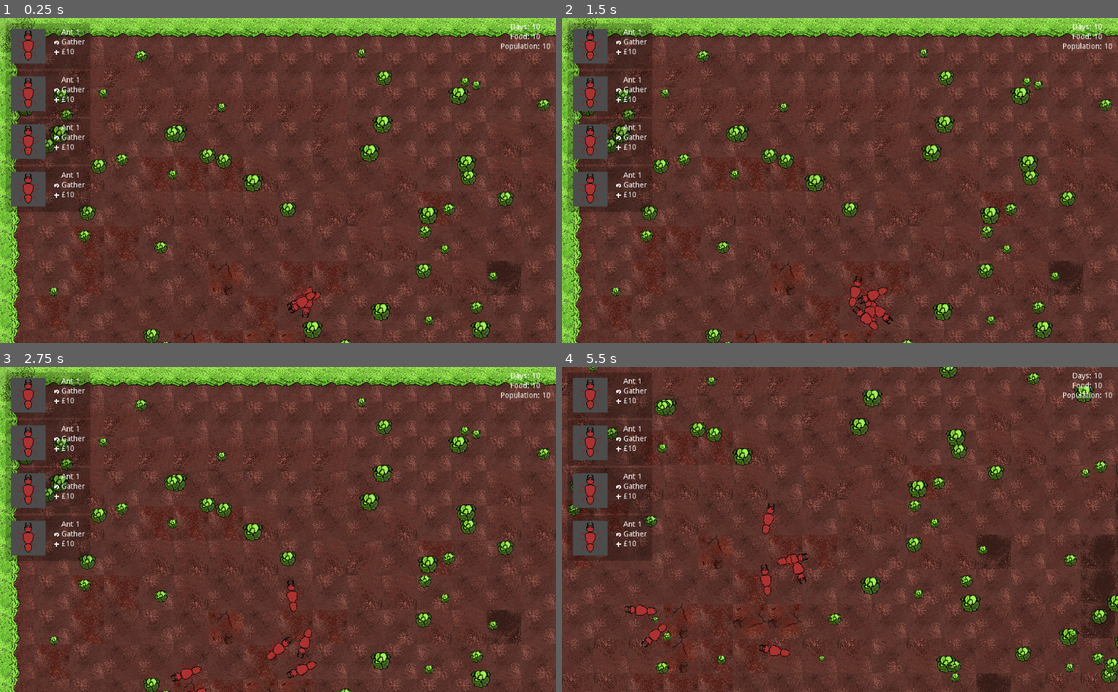
Above: before the commit, frames 1-4 (two rows, left to right).
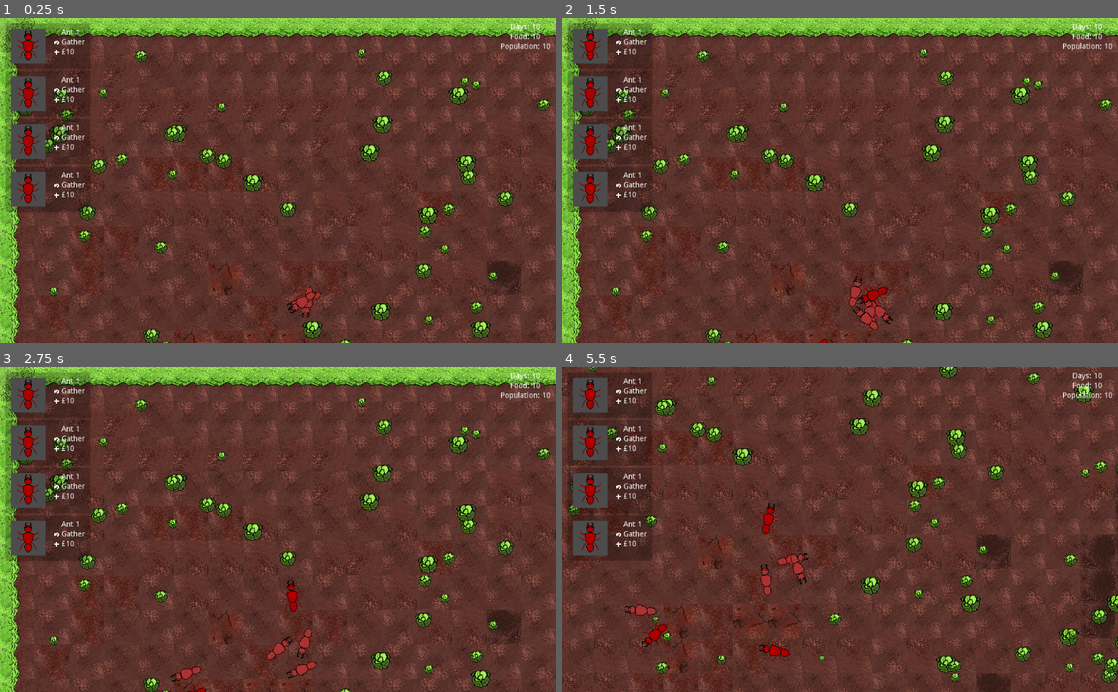
Above: after the commit, the same moments.

Repository: IBricchi/EdgeOfTheHedge
Game: Godot game, scene res://scenes/game.tscn
Same seed, same stepped clock (60 frames per second), same inputs: the game is played once before the commit and once after it.
Inputs (mouse positions are in pixels of both pictures, inside the frame that each line leads up to):
- Up to frame 1 (0.25 s): no input
- Up to frame 2 (1.5 s): click (617, 50) at 0.52 s; click (617, 50) at 1.27 s
- Up to frame 3 (2.75 s): click (55, 399) at 2.02 s
- Up to frame 4 (5.5 s): move the mouse to (962, 513) at 2.77 s; hold S (camera_bottom) 2.78-3.53 s; move the mouse to (728, 545) at 3.52 s; tap Left (camera_left) at 3.6 s; move the mouse to (895, 458) at 4.27 s; hold D (camera_right) 4.28-5.03 s; move the mouse to (812, 594) at 5.02 s; tap Up (camera_top) at 5.1 s

The runs differ from the first frame. In frame 1, 0.4% of the frame differs, in the area x 3-58%, y 4-92%; in frame 2, 0.6%; in frame 3, 0.6%; in frame 4, 0.9%, in the area x 3-45%, y 4-91%.

Commit message:
Add color settting

Diff:
--- a/scenes/UI/ant_editor.tscn
+++ b/scenes/UI/ant_editor.tscn
@@ -1,7 +1,21 @@
-[gd_scene load_steps=3 format=2]
+[gd_scene load_steps=8 format=2]
 
 [ext_resource path="res://scripts/UI/ant_editor.gd" type="Script" id=1]
 [ext_resource path="res://assets/KenneyUI/PNG/White/1x/cross.png" type="Texture" id=2]
+[ext_resource path="res://assets/Basic Ant Idle.png" type="Texture" id=3]
+[ext_resource path="res://assets/fonts/PressStart2P/PressStart2P-Regular.ttf" type="DynamicFontData" id=4]
+
+[sub_resource type="DynamicFont" id=1]
+size = 25
+font_data = ExtResource( 4 )
+
+[sub_resource type="DynamicFont" id=2]
+font_data = ExtResource( 4 )
+
+[sub_resource type="DynamicFont" id=3]
+size = 10
+extra_spacing_top = 4
+font_data = ExtResource( 4 )
 
 [node name="AntEditor" type="Control"]
 anchor_left = 0.263
@@ -48,61 +62,132 @@
 margin_top = 20.0
 margin_right = 456.0
 margin_bottom = 316.0
+custom_constants/separation = 20
+__meta__ = {
+"_edit_use_anchors_": false
+}
+
+[node name="title" type="CenterContainer" parent="panel/cont/cont"]
+margin_right = 426.0
+margin_bottom = 25.0
+
+[node name="Label" type="Label" parent="panel/cont/cont/title"]
+margin_left = 150.0
+margin_right = 275.0
+margin_bottom = 25.0
+custom_fonts/font = SubResource( 1 )
+text = "Ant 1"
+
+[node name="info" type="HBoxContainer" parent="panel/cont/cont"]
+margin_top = 45.0
+margin_right = 426.0
+margin_bottom = 173.0
+
+[node name="icon_cont" type="CenterContainer" parent="panel/cont/cont/info"]
+margin_right = 211.0
+margin_bottom = 128.0
+size_flags_horizontal = 3
+
+[node name="viewport" type="ViewportContainer" parent="panel/cont/cont/info/icon_cont"]
+margin_left = 41.0
+margin_right = 169.0
+margin_bottom = 128.0
+size_flags_horizontal = 3
+size_flags_vertical = 3
+
+[node name="Viewport" type="Viewport" parent="panel/cont/cont/info/icon_cont/viewport"]
+size = Vector2( 128, 128 )
+handle_input_locally = false
+render_target_update_mode = 3
+
+[node name="Camera" type="Camera2D" parent="panel/cont/cont/info/icon_cont/viewport/Viewport"]
+
+[node name="icon" type="Sprite" parent="panel/cont/cont/info/icon_cont/viewport/Viewport"]
+position = Vector2( 32, 32 )
+scale = Vector2( 2, 2 )
+texture = ExtResource( 3 )
+offset = Vector2( 16, 16 )
+
+[node name="data_cont" type="MarginContainer" parent="panel/cont/cont/info"]
+margin_left = 215.0
+margin_right = 426.0
+margin_bottom = 128.0
+size_flags_horizontal = 3
+custom_constants/margin_top = 10
+
+[node name="data" type="VBoxContainer" parent="panel/cont/cont/info/data_cont"]
+margin_top = 10.0
+margin_right = 211.0
+margin_bottom = 128.0
+size_flags_horizontal = 3
+custom_constants/separation = 15
+
+[node name="cost" type="Label" parent="panel/cont/cont/info/data_cont/data"]
+margin_right = 211.0
+margin_bottom = 16.0
+custom_fonts/font = SubResource( 2 )
+text = "Cost: "
+
+[node name="controls" type="HBoxContainer" parent="panel/cont/cont"]
+margin_top = 193.0
+margin_right = 426.0
+margin_bottom = 261.0
+custom_constants/separation = 20
+
+[node name="labels" type="VBoxContainer" parent="panel/cont/cont/controls"]
+margin_right = 90.0
+margin_bottom = 68.0
 custom_constants/separation = 10
-__meta__ = {
-"_edit_use_anchors_": false
-}
-
-[node name="title" type="CenterContainer" parent="panel/cont/cont"]
-margin_right = 426.0
+
+[node name="color" type="Label" parent="panel/cont/cont/controls/labels"]
+margin_right = 90.0
 margin_bottom = 14.0
-
-[node name="Label" type="Label" parent="panel/cont/cont/title"]
-margin_left = 196.0
-margin_right = 230.0
-margin_bottom = 14.0
-text = "Ant 1"
-
-[node name="controls" type="HBoxContainer" parent="panel/cont/cont"]
+custom_fonts/font = SubResource( 3 )
+text = "Color:"
+align = 2
+valign = 1
+
+[node name="speed" type="Label" parent="panel/cont/cont/controls/labels"]
 margin_top = 24.0
-margin_right = 426.0
-margin_bottom = 66.0
-custom_constants/separation = 20
-
-[node name="labels" type="VBoxContainer" parent="panel/cont/cont/controls"]
-margin_right = 57.0
-margin_bottom = 42.0
-custom_constants/separation = 10
-
-[node name="speed" type="Label" parent="panel/cont/cont/controls/labels"]
-margin_right = 57.0
-margin_bottom = 14.0
+margin_right = 90.0
+margin_bottom = 38.0
+custom_fonts/font = SubResource( 3 )
 text = "Speed:"
 align = 2
+valign = 1
 
 [node name="strength" type="Label" parent="panel/cont/cont/controls/labels"]
-margin_top = 24.0
-margin_right = 57.0
-margin_bottom = 38.0
+margin_top = 48.0
+margin_right = 90.0
+margin_bottom = 62.0
+custom_fonts/font = SubResource( 3 )
 text = "Strength:"
 align = 2
+valign = 1
 
 [node name="vals" type="VBoxContainer" parent="panel/cont/cont/controls"]
-margin_left = 77.0
-margin_right = 426.0
+margin_left = 110.0
+margin_right = 426.0
+margin_bottom = 68.0
+size_flags_horizontal = 3
+custom_constants/separation = 10
+
+[node name="color" type="HSlider" parent="panel/cont/cont/controls/vals"]
+margin_right = 316.0
+margin_bottom = 16.0
+size_flags_horizontal = 3
+max_value = 255.0
+
+[node name="speed" type="HSlider" parent="panel/cont/cont/controls/vals"]
+margin_top = 26.0
+margin_right = 316.0
 margin_bottom = 42.0
 size_flags_horizontal = 3
-custom_constants/separation = 10
-
-[node name="speed" type="HSlider" parent="panel/cont/cont/controls/vals"]
-margin_right = 349.0
-margin_bottom = 16.0
-size_flags_horizontal = 3
 
 [node name="strength" type="HSlider" parent="panel/cont/cont/controls/vals"]
-margin_top = 26.0
-margin_right = 349.0
-margin_bottom = 42.0
+margin_top = 52.0
+margin_right = 316.0
+margin_bottom = 68.0
 size_flags_horizontal = 3
 
 [node name="exit" type="Button" parent="."]
--- a/scenes/UI/ant_selector.tscn
+++ b/scenes/UI/ant_selector.tscn
@@ -50,7 +50,7 @@
 
 [node name="Camera" type="Camera2D" parent="cont/cont/viewport/Viewport"]
 
-[node name="Basic Ant Idle" type="Sprite" parent="cont/cont/viewport/Viewport"]
+[node name="icon" type="Sprite" parent="cont/cont/viewport/Viewport"]
 position = Vector2( 32, 32 )
 texture = ExtResource( 1 )
 
--- a/scenes/ant.tscn
+++ b/scenes/ant.tscn
@@ -97,6 +97,7 @@
 rotation = 1.5708
 frames = SubResource( 6 )
 animation = "Idle"
+frame = 3
 playing = true
 
 [node name="Basic Ant Walk" type="AnimatedSprite" parent="."]
@@ -104,7 +105,6 @@
 rotation = 1.5708
 frames = SubResource( 19 )
 animation = "Walk"
-frame = 4
 playing = true
 
 [node name="AntCollision" type="CollisionPolygon2D" parent="."]
--- a/scripts/UI/ant_editor.gd
+++ b/scripts/UI/ant_editor.gd
@@ -1,29 +1,81 @@
 extends Control
 
 onready var exit = $exit
-onready var title = $panel/cont/cont/title/Label
-onready var speed = $panel/cont/cont/controls/vals/speed
-onready var strength = $panel/cont/cont/controls/vals/strength
 
 var ant
 
+# cost
+var cost setget set_cost
+onready var cost_label = $panel/cont/cont/info/data_cont/data/cost
+func set_cost(val):
+	cost = val
+	ant.cost = val
+	cost_label.text = "Cost: £{0}".format([val])
+
+# color
+var color setget set_color
+onready var icon = $panel/cont/cont/info/icon_cont/viewport/Viewport/icon
+onready var color_slider = $panel/cont/cont/controls/vals/color
+func set_color(val):
+	color = val
+	ant.color = val
+	icon.modulate = val;
+
+# hunger
+var hunger setget set_hunger
+onready var hunger_label = $panel/cont/cont/info/data_cont/data/hunger
+func set_hunger(val):
+	hunger = val
+	ant.hunger = val;
+	hunger_label.text = "Hunger: £{0}".format([val])
+
+# speed
+var speed setget set_speed
+onready var speed_slider = $panel/cont/cont/controls/vals/speed
+func set_speed(val):
+	speed = val
+	ant.speed = val
+	compute_data()
+
+# strength
+var strength setget set_strength
+onready var strength_slider = $panel/cont/cont/controls/vals/strength
+func set_strength(val):
+	strength = val
+	ant.strength = val
+	compute_data()
+
 func _ready():
 	exit.connect("button_up", self, "on_close")
-	speed.connect("value_changed", self, "on_update_speed")
-	strength.connect("value_changed", self, "on_update_strength")
+	color_slider.connect("value_changed", self, "on_update_color")
+	speed_slider.connect("value_changed", self, "on_update_speed")
+	strength_slider.connect("value_changed", self, "on_update_strength")
 
 func on_close():
 	visible = false
 
+onready var title = $panel/cont/cont/title/Label
 func open_for(ant):
 	visible = true
 	self.ant = ant;
+	color = ant.color
+	speed = ant.speed
+	strength = ant.strength
 	title.text = ant.name
-	speed.value = ant.speed
-	strength.value = ant.strength
+	speed_slider.value = ant.speed
+	strength_slider.value = ant.strength
+	compute_data()
+
+func on_update_color(val):
+	self.color = Color.from_hsv(val/255.0, 1, 1)
 
 func on_update_speed(val):
-	self.ant.speed = val
+	self.speed = val
 
 func on_update_strength(val):
-	self.ant.strength = val
+	self.strength = val
+
+const speed_cost = 0.5
+const strength_cost = 0.4
+func compute_data():
+	self.cost = speed_cost * self.speed + strength_cost * self.strength
--- a/scripts/UI/ant_selector.gd
+++ b/scripts/UI/ant_selector.gd
@@ -3,6 +3,7 @@
 
 signal open_ant_editor(ant)
 signal birth_ant(ant)
+signal context_update(ant)
 
 enum Mode{
 	gather,
@@ -10,20 +11,39 @@
 	attack
 }
 
-# color
-
 # cost
 var cost setget set_cost
 onready var cost_label = $cont/cont/controls/birth/Label
 func set_cost(val):
 	cost = val
 	cost_label.text = "£{0}".format([val])
+	emit_signal("context_update", self)
+
+# hunger
+var hunger setget set_hunger
+func set_hunger(val):
+	hunger = val
+	emit_signal("context_update", self)
+
+# color
+var color setget set_color
+onready var icon = $cont/cont/viewport/Viewport/icon
+func set_color(val):
+	color = val
+	icon.modulate = val
+	emit_signal("context_update", self)
 
 # speed
-var speed
+var speed setget set_speed
+func set_speed(val):
+	speed = val
+	emit_signal("context_update", self)
 
 # strength
-var strength
+var strength setget set_strength
+func set_strength(val):
+	strength = val
+	emit_signal("context_update", self)
 
 # mode
 var mode = Mode.gather setget set_mode
@@ -35,6 +55,7 @@
 		Mode.gather: mode_label.text = "Gather"
 		Mode.patrol: mode_label.text = "Patrol"
 		Mode.attack: mode_label.text = "Attack"
+	emit_signal("context_update", self)
 
 onready var viewport = $cont/cont/viewport
 
@@ -46,6 +67,8 @@
 
 func _ready():
 	self.cost = 10
+	self.hunger = 10
+	self.color = Color.from_hsv(0,1,1)
 	self.speed = 10
 	self.strength = 10
 	self.mode = Mode.gather
--- a/scripts/ant.gd
+++ b/scripts/ant.gd
@@ -114,7 +114,11 @@
 	home.position = vect
 
 func set_context(context):
-	self.context = context
+	context.connect("context_update", self, "update_context")
+	update_context(context)
+
+func update_context(context):
+	modulate = context.color
 
 func check_sensors():
 	# set closest lettuce as focus
Not shown, added: assets/fonts/PressStart2P/OFL.txt
Binary file added: assets/fonts/PressStart2P/PressStart2P-Regular.ttf
